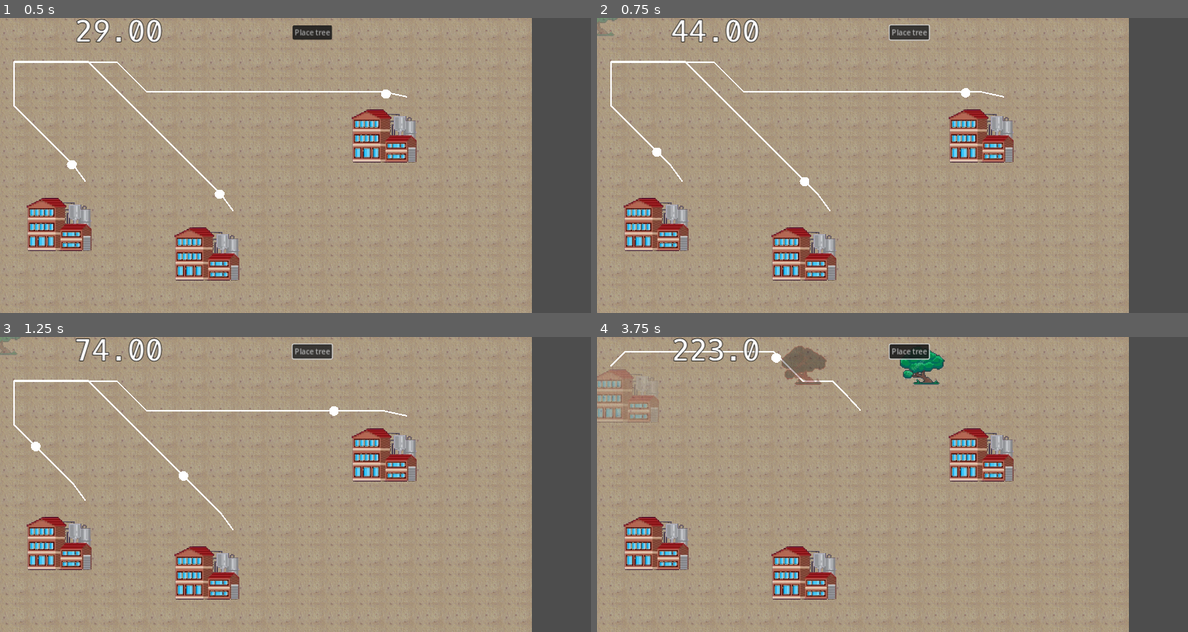
Above: before the commit, frames 1-4 (two rows, left to right).
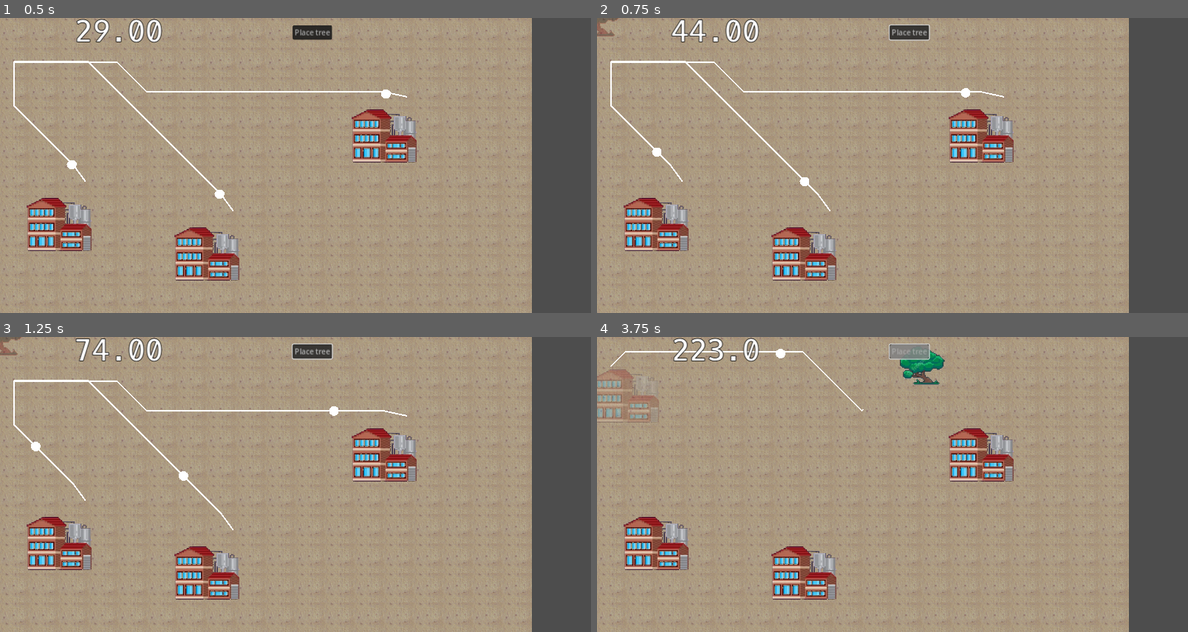
Above: after the commit, the same moments.

Repository: rundoom/Environmentality
Game: Godot game, scene res://world.tscn
Same seed, same stepped clock (60 frames per second), same inputs: the game is played once before the commit and once after it.
Inputs (mouse positions are in pixels of both pictures, inside the frame that each line leads up to):
- Up to frame 1 (0.5 s): no input
- Up to frame 2 (0.75 s): click "Place tree" at 0.5 s
- Up to frame 3 (1.25 s): no input
- Up to frame 4 (3.75 s): click "Place tree" at 1.25 s; move the mouse to (744, 437) at 2.02 s; click (744, 437) at 2.17 s; click (910, 351) at 2.75 s, where only the run before the commit has a clickable "Place tree"; move the mouse to (792, 366) at 3.52 s; click (792, 366) at 3.67 s

Frame 1 is identical in both runs. In frame 2, less than 0.1% of the frame differs, in the area x 0-4%, y 0-7%; in frame 3, less than 0.1%; in frame 4, 1.1%, in the area x 2-57%, y 2-26%.

Commit message:
Cooldown reduction by smashing goblins

Diff:
--- a/ShadowBuilding.gd
+++ b/ShadowBuilding.gd
@@ -13,10 +13,9 @@
 
 
 func _on_body_entered(body: Node2D) -> void:
-	if !get_overlapping_bodies().is_empty():
-		modulate.g = 0
-		modulate.b = 0
-		is_overlapping = true
+	modulate.g = 0
+	modulate.b = 0
+	is_overlapping = true
 
 
 func _on_body_exited(body: Node2D) -> void:
--- a/evil_factory.gd
+++ b/evil_factory.gd
@@ -4,10 +4,6 @@
 var GoblicSc = preload("res://goblin.tscn")
 
 var build_step := 0.1
-@export var build_progress : float = 0:
-	set(val):
-		modulate.a = val
-		build_progress = val
 
 
 func _on_spawn_timer_timeout() -> void:
--- a/evil_factory.tscn
+++ b/evil_factory.tscn
@@ -17,6 +17,8 @@
 collision_mask = 5
 script = ExtResource("1_qvgby")
 pollution_change = 20
+place_cooldown = null
+build_progress = null
 
 [node name="Sprite" type="Sprite2D" parent="."]
 texture = ExtResource("1_u0pfq")
--- a/goblin.gd
+++ b/goblin.gd
@@ -8,10 +8,11 @@
 @onready var space_state = get_world_2d().direct_space_state
 @onready var world = GeneralLogic.get_world()
 @onready var factory: PollutionEmitter
-
+signal exploded
 
 func _ready() -> void:
 	set_endpoint()
+	exploded.connect(ui. reduce_cooldown)
 
 
 func set_endpoint():
@@ -49,6 +50,7 @@
 
 func _input(event: InputEvent) -> void:
 	if under_cursor and event is InputEventMouseButton and ui.building_shadow == null:
+		exploded.emit()
 		$DeathParticles.explode()
 		queue_free()
 
--- a/pollution_emitter.gd
+++ b/pollution_emitter.gd
@@ -3,10 +3,14 @@
 
 
 @export var pollution_change := 10
-@export var place_cooldown := 5.0
+@export var place_cooldown := 5
 @onready var space_state = get_world_2d().direct_space_state
 @onready var world = GeneralLogic.get_world()
 var created_in_runtime = false
+@export var build_progress : float:
+	set(val):
+		modulate.a = val
+		build_progress = val
 
 
 func _ready() -> void:
--- a/tree.tscn
+++ b/tree.tscn
@@ -11,7 +11,7 @@
 collision_mask = 5
 script = ExtResource("2_3n3f3")
 pollution_change = -10
-place_cooldown = 1.0
+build_progress = 1.0
 
 [node name="Sprite" type="Sprite2D" parent="."]
 texture = ExtResource("1_n7eqb")
--- a/ui.gd
+++ b/ui.gd
@@ -9,8 +9,6 @@
 	1000_000: "M",
 	1000: "K",
 }
-
-var global_cooldown := 0
 
 var text_template = "{0}{1}"
 var old_pollution := 0:
@@ -63,14 +61,11 @@
 		real_tree.position = building_shadow.position
 		world.add_child(real_tree)
 
-		var cooldown_tween = get_tree().create_tween()
-		cooldown_tween.set_parallel(true)
 		toogle_cooldown_lockable(true)
-		cooldown_tween.finished.connect(toogle_cooldown_lockable.bind(false))
 
 		for it in get_tree().get_nodes_in_group("cooldown_holder"):
+			it.max_value = real_tree.place_cooldown
 			it.value = it.max_value
-			cooldown_tween.tween_property(it, "value", 0, real_tree.place_cooldown)
 	if building_shadow != null and event is InputEventMouseButton and event.get_button_index() == MOUSE_BUTTON_RIGHT:
 		building_shadow.queue_free()
 
@@ -84,3 +79,9 @@
 func toogle_cooldown_lockable(disable: bool):
 	for button in get_tree().get_nodes_in_group("cooldown_lockable"):
 		button.disabled = disable
+
+
+func reduce_cooldown():
+	for it in get_tree().get_nodes_in_group("cooldown_holder"):
+		it.value = clamp(it.value - 1, 0, 2048)
+		if it.value == 0: toogle_cooldown_lockable(false)
--- a/world.tscn
+++ b/world.tscn
@@ -39,6 +39,13 @@
 layer_0/tile_data = PackedInt32Array(65536, 0, 0, 65537, 0, 0, 65538, 0, 0, 65539, 0, 0, 65540, 0, 0, 65541, 0, 0, 6554 …(2337 unchanged characters)…
 script = ExtResource("1_3hgch")
 
+[node name="StaticBody2D" type="StaticBody2D" parent="."]
+
+[node name="CollisionPolygon2D" type="CollisionPolygon2D" parent="StaticBody2D"]
+show_behind_parent = true
+build_mode = 1
+polygon = PackedVector2Array(-20, -25, 1192, -26, 1192, 666, -19, 664)
+
 [node name="PollutionTimer" type="Timer" parent="."]
 autostart = true
 
